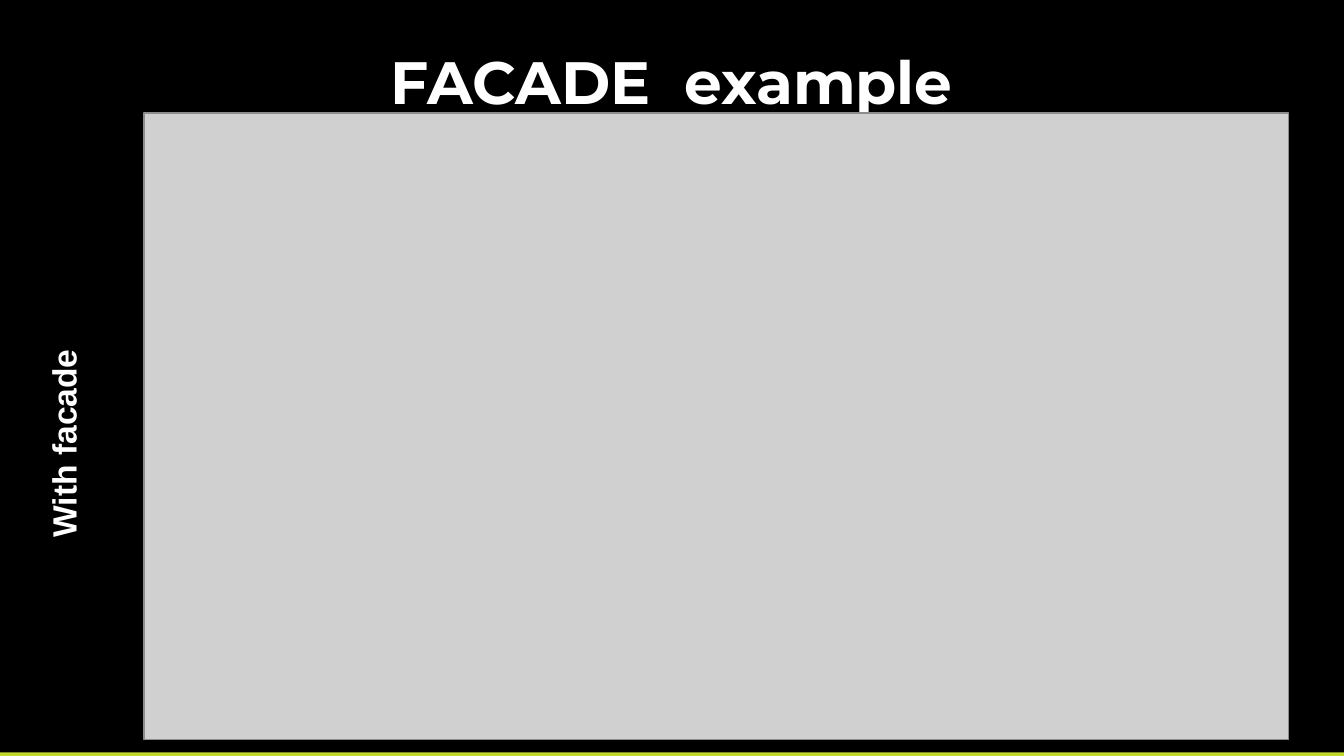
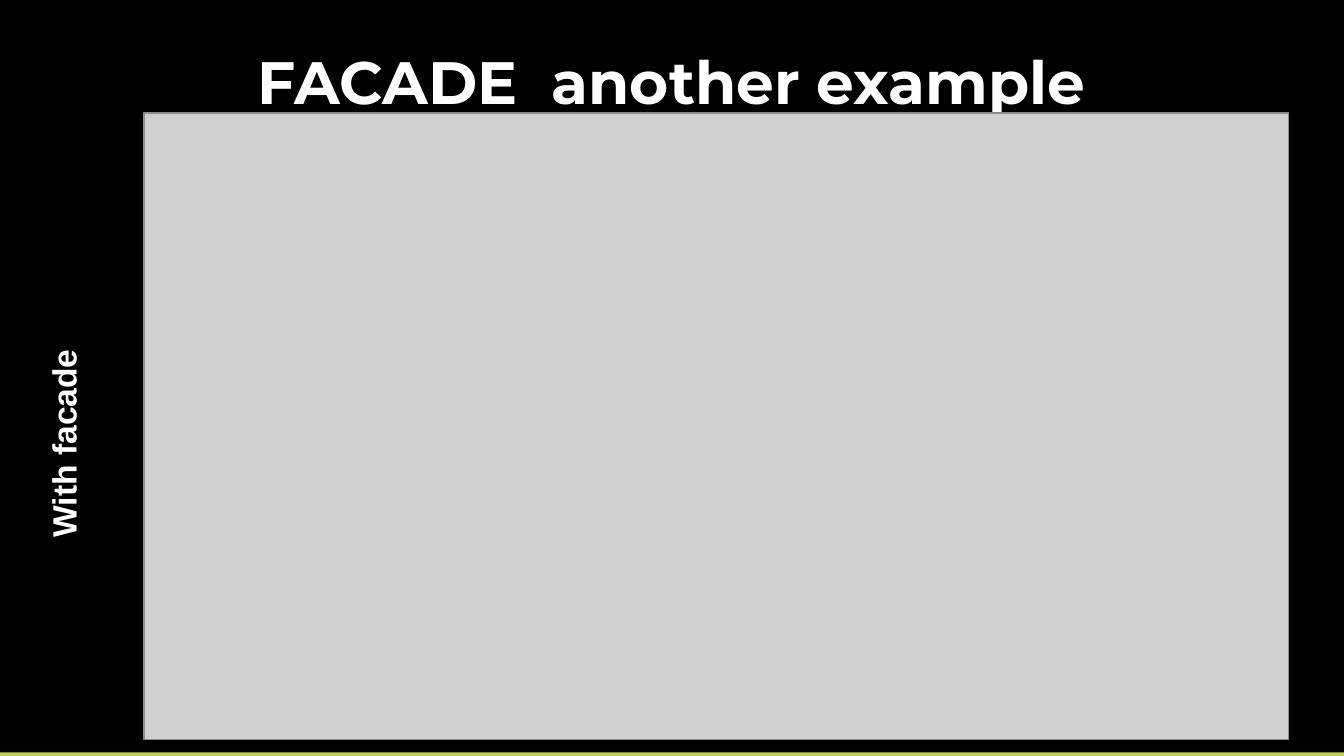
Before and after one commit to pcastellanos/TeamTraining, a slide deck: slide 12 of Design Patterns/Design Patterns.pptx. Drawn at 1344x756 pixels with LibreOffice and Linux fonts; fonts in the diff are those of the drawing; grey boxes stand for pictures. Boxes give left, top, right and bottom in pixels: in the first picture for what was removed or moved away, otherwise in the second. Text is boxed around its words. In the diff, an @@ line names an element or a change of style, - is before the commit and + after.

Commit message:
Facade example

```diff
--- a/Design Patterns/Design Patterns.pptx
+++ b/Design Patterns/Design Patterns.pptx
@@ text at [258, 59, 1085, 119]: text changed @@
-FACADE example
+FACADE another example
```
Also in this commit, not shown: 1 other slide changed.
